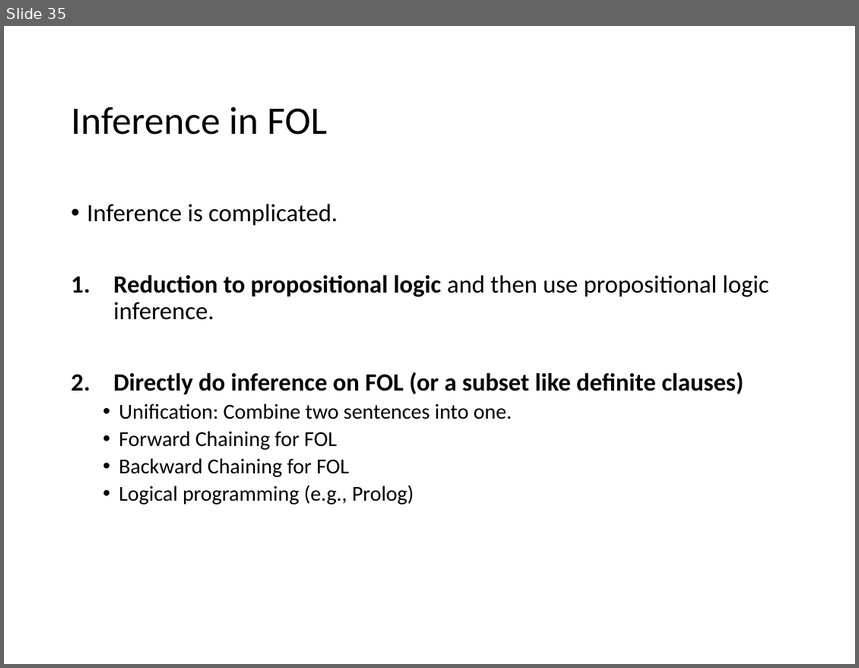
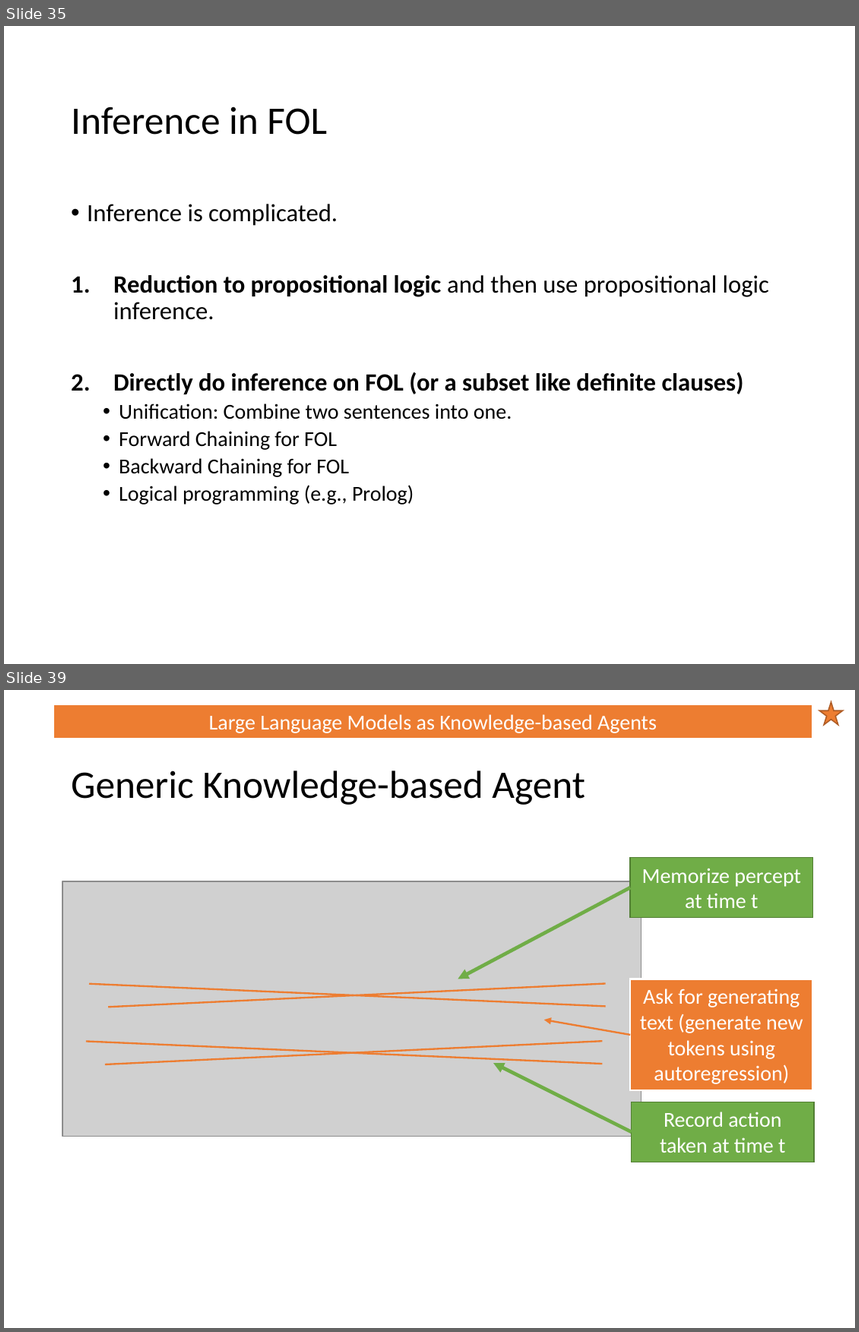
Before and after one commit to mhahsler/CS7320-AI, a slide deck: slides/07_logic.pptx. Shown one above the other, each under a label of ours: slide 35 before the commit, slides 35 and 39 after it; the slides between them are not shown. The pictures are 859x668 and 859x1332 pixels, drawn with LibreOffice and Linux fonts; fonts in the diff are those of the drawing; grey boxes stand for pictures. Boxes give left, top, right and bottom in pixels: in the first picture for what was removed or moved away, otherwise in the second. Text is boxed around its words. In the diff, an @@ line names an element or a change of style, - is before the commit and + after.

```diff
--- a/slides/07_logic.pptx
+++ b/slides/07_logic.pptx
@@ slide 39 added at [4, 690, 855, 1328], background #FFFFFF @@
@@ rectangle added at [53, 704, 813, 739], fill #ED7D31, outline #FFFFFF 1.5 pt, 18 pt, text #FFFFFF @@
+Large Language Models as Knowledge-based Agents
@@ star added at [819, 702, 842, 725], fill #ED7D31, outline #AF5C24 1 pt @@
@@ title added at [71, 771, 585, 805], 33 pt, text #000000 @@
+Generic Knowledge-based Agent
@@ rectangle added at [630, 858, 813, 918], fill #70AD47, outline #538035 1 pt, 18 pt, text #FFFFFF @@
+Memorize percept at time t
@@ picture added at [63, 882, 642, 1137] @@
@@ arrow added from (630, 888) to (458, 980), #70AD47 3 pt @@
@@ line added from (89, 983) to (606, 1007), #ED7D31 1.5 pt @@
@@ line added from (108, 1008) to (606, 983), #ED7D31 1.5 pt @@
@@ rectangle added at [630, 980, 813, 1091], fill #ED7D31, outline #FFFFFF 1.5 pt, 18 pt, text #FFFFFF @@
+Ask for generating text (generate new tokens using autoregression)
@@ arrow added from (630, 1035) to (544, 1021), #ED7D31 1.5 pt @@
@@ line added from (86, 1042) to (602, 1064), #ED7D31 1.5 pt @@
@@ line added from (105, 1065) to (602, 1042), #ED7D31 1.5 pt @@
@@ arrow added from (631, 1132) to (493, 1063), #70AD47 3 pt @@
@@ rectangle added at [631, 1102, 814, 1163], fill #70AD47, outline #538035 1 pt, 18 pt, text #FFFFFF @@
+Record action taken at time t
```
Also in this commit, not shown: 6 slides changed, 2 other slides added, 2 other files.
